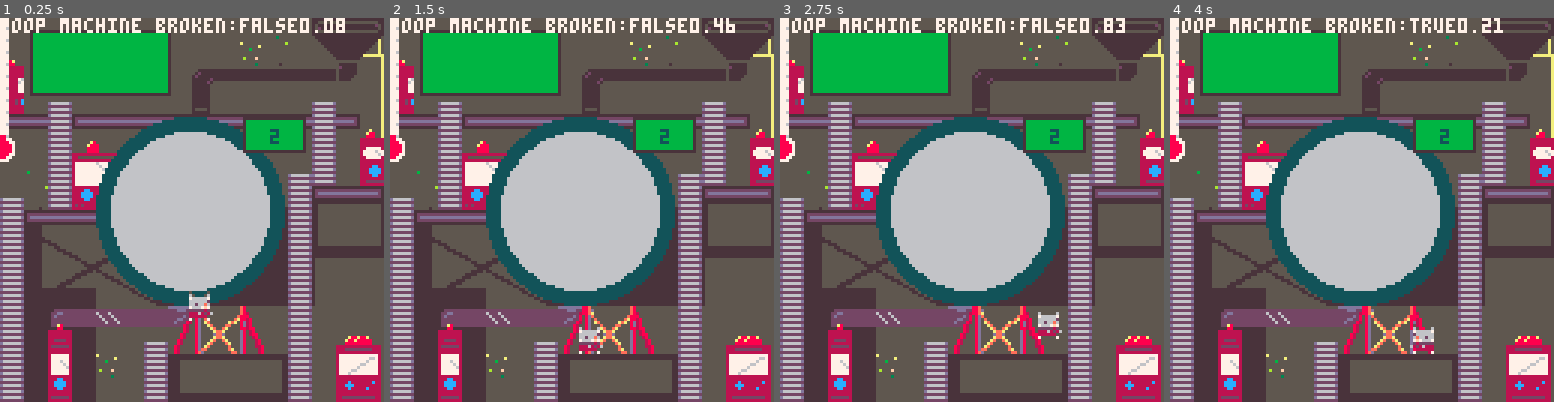
Above: before the commit, frames 1-4 (left to right).
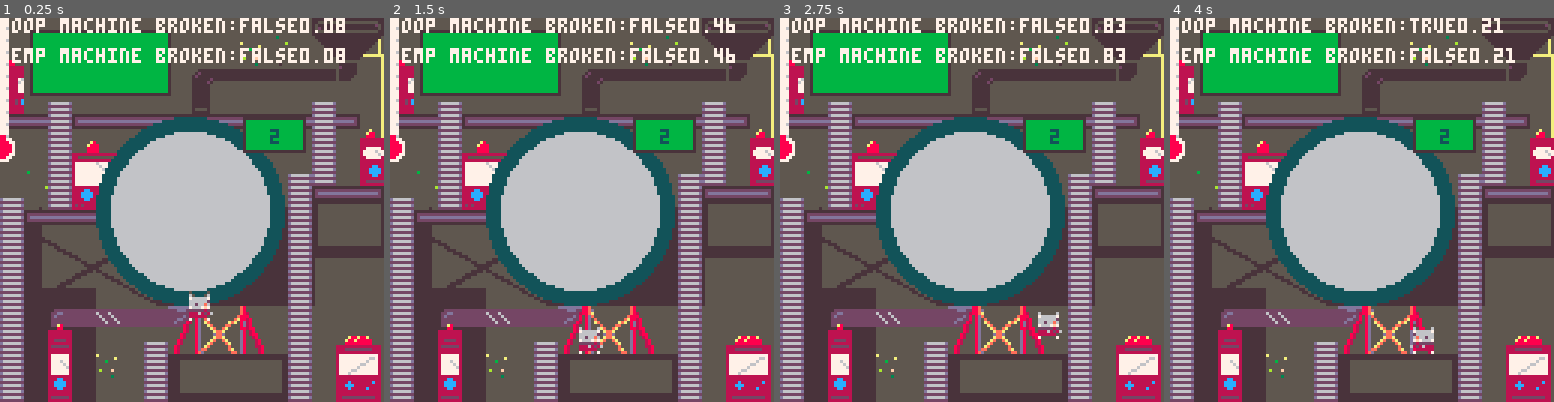
Above: after the commit, the same moments.

Repository: keatontate/gmtk-jam-2025
Game: PICO-8 cartridge src/loop-game.p8
Two runs of this game, one before a commit and one after it. Both use one fixed random seed, a clock stepped at 60 frames per second and the inputs below.
Inputs:
- Up to frame 1 (0.25 s): no input
- Up to frame 2 (1.5 s): tap X (X key) at 0.33, 1.07 s; tap O (Z key) at 0.7 s
- Up to frame 3 (2.75 s): hold Right 1.6-2.1 s; tap O (Z key) at 1.7, 2.1, 2.5 s; tap X (X key) at 1.85 s; hold Up 2.15-2.42 s; hold Right from 2.47 s (still down)
- Up to frame 4 (4 s): tap O (Z key) at 2.9, 3.3, 3.7 s; tap X (X key) at 2.97 s; release Right at 3.03 s; hold Left 3.08-3.58 s; hold Down 3.63-3.97 s

The runs differ from the first frame. In frame 1, 1.5% of the frame differs, in the area x 3-90%, y 7-12%; in frame 2, 1.5%; in frame 3, 1.5%; in frame 4, 1.5%.

Commit message:
Got temp machine completely hooked up

Diff:
--- a/src/machines.lua
+++ b/src/machines.lua
@@ -3,6 +3,11 @@
 poop_machine = {
   sprites = {28,44},
   broken=false
+}
+
+temp_machine = {
+  sprites = {59,75},
+  broken = false
 }
 
 i = 0
@@ -23,6 +28,10 @@
     poop_machine.broken = false
   end
 
+  if contains(temp_machine.sprites, sprite_number) then
+    temp_machine.broken = false
+  end
+
 
 end
 
@@ -31,7 +40,16 @@
   i += 1
   if (i / 100) == 1 then
     i = 0
-    poop_machine.broken = true
+
+    -- todo: if it's already broken,
+    -- instead of breaking it again,
+    -- reduce fish happiness
+    if rnd() > .5 then
+      poop_machine.broken = true
+    end
+    if rnd() > .5 then
+      temp_machine.broken = true
+    end
   end
 
 end
@@ -39,5 +57,6 @@
 
 function draw_machines()
   print("poop machine broken:" .. tostr(poop_machine.broken) .. i/100, 0, 0, 3)
+  print("temp machine broken:" .. tostr(temp_machine.broken) .. i/100, 0, 10, 3)
 
 end
